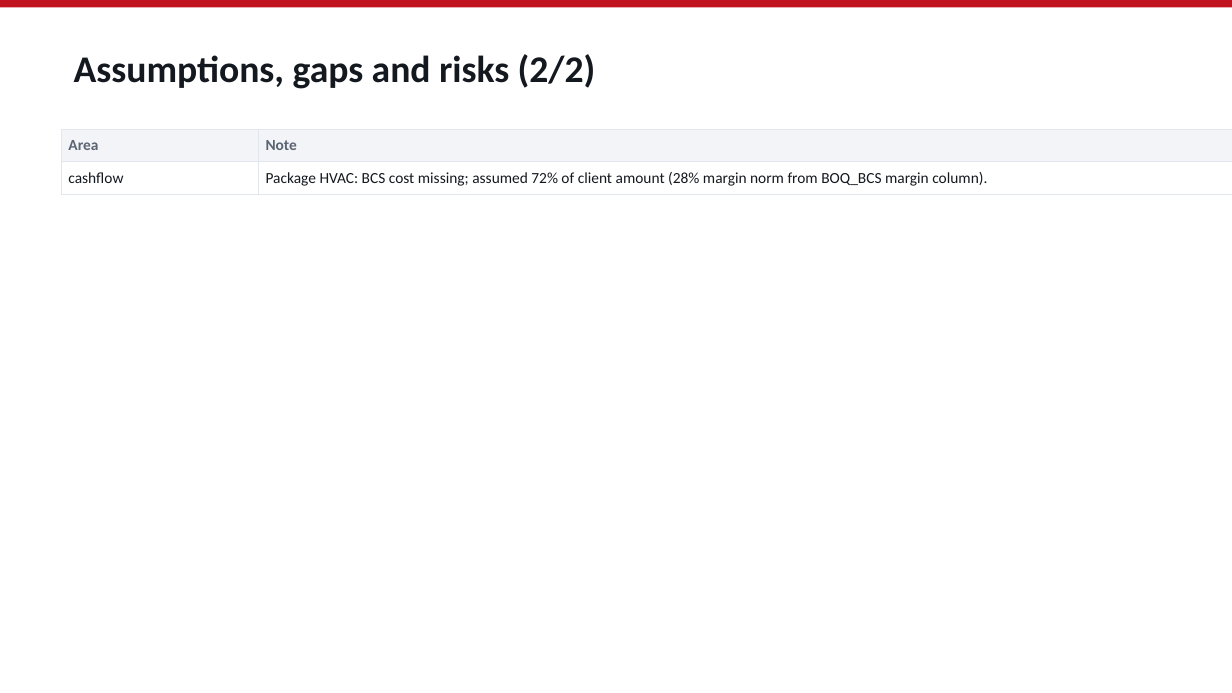
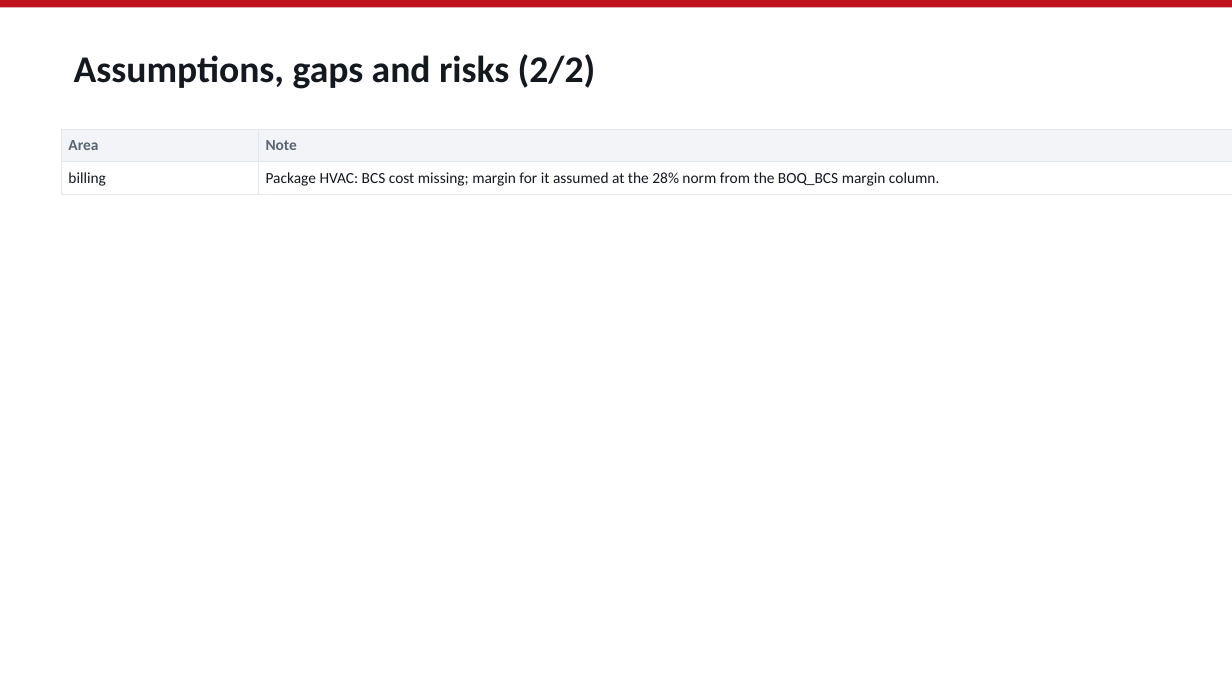
Before and after one commit to aayushdhoot/Planning-Engine, a slide deck: slide 30 of sample-output/skf-pune-internal-deck.pptx (slide 28 before the commit). Drawn at 1232x693 pixels with LibreOffice and Linux fonts; fonts in the diff are those of the drawing. Boxes give left, top, right and bottom in pixels: in the first picture for what was removed or moved away, otherwise in the second. Text is boxed around its words. In the diff, an @@ line names an element or a change of style, - is before the commit and + after.

```diff
--- a/sample-output/skf-pune-internal-deck.pptx
+++ b/sample-output/skf-pune-internal-deck.pptx
@@ table at <box>62,129,1232,253</box> @@
-row 2, column 1: cashflow
+row 2, column 1: billing
-row 2, column 2: Package HVAC: BCS cost missing; assumed 72% of client amount (28% margin norm from BOQ_BCS margin column).
+row 2, column 2: Package HVAC: BCS cost missing; margin for it assumed at the 28% norm from the BOQ_BCS margin column.
```
Also in this commit, not shown: 3 slides added, 1 slide removed, 56 other files.
